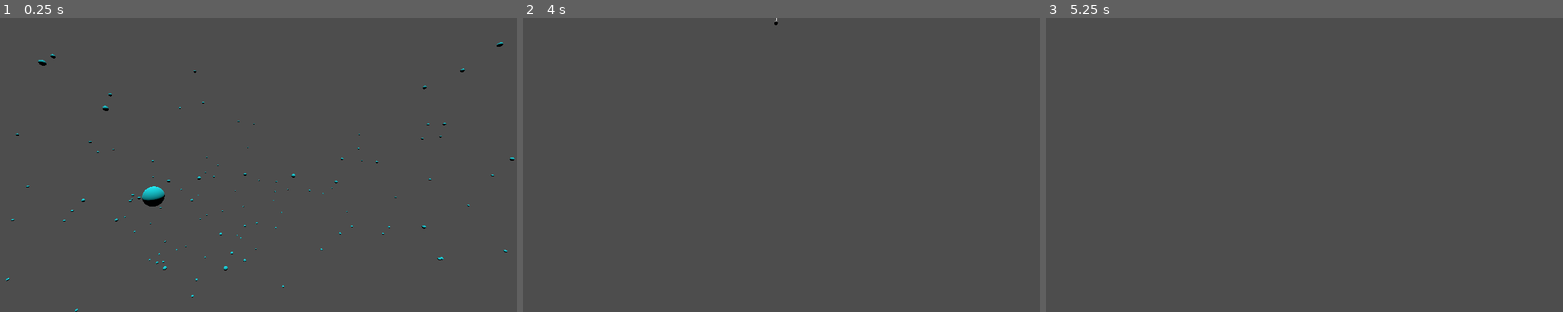
Above: before the commit, frames 1-3 (left to right).
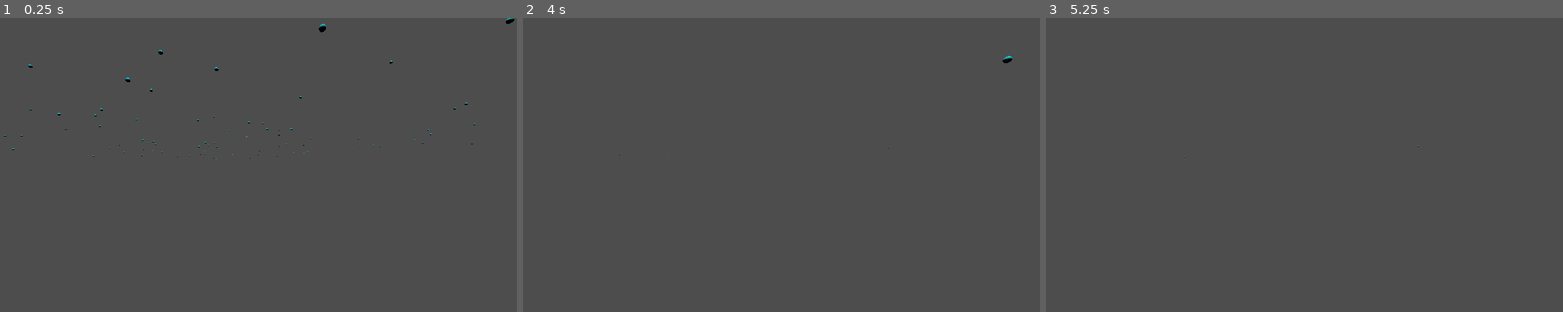
Above: after the commit, the same moments.

Repository: ayylol/tree_roots
Game: Godot game, scene res://default_scene.tscn
Two runs of this game, one before a commit and one after it. Both use one fixed random seed, a clock stepped at 60 frames per second and the inputs below.
Inputs (mouse positions are in pixels of both pictures, inside the frame that each line leads up to):
- Up to frame 1 (0.25 s): no input
- Up to frame 2 (4 s): tap Enter at 0.5, 2, 3.5 s; move the mouse to (895, 150) at 0.52 s; hold E (Decimate) 0.53-1.28 s; tap R (Output) at 0.6, 1.55, 3.05, 3.6 s; tap A (AddAttractor, bound only after the commit) at 0.8, 1.35, 2.3, 3.8 s; tap Space (StepSCA) at 1.25, 2.75 s; move the mouse to (672, 179) at 1.27 s; move the mouse to (833, 100) at 2.02 s; hold E (Decimate) 2.03-3.53 s; tap W (ClearPoints) at 2.1 s; move the mouse to (750, 223) at 2.77 s; tap Middle mouse button (MoveCamera) at 2.85 s; move the mouse to (936, 209) at 3.52 s
- Up to frame 3 (5.25 s): tap Space (StepSCA) at 4.25, 4.35 s; move the mouse to (1144, 120) at 4.27 s; tap R (Output) at 4.55 s; move the mouse to (1325, 165) at 5.02 s; hold Mouse wheel up (ZoomIn) from 5.03 s (still down)

The runs differ from the first frame. In frame 1, 0.8% of the frame differs, in the area x 0-100%, y 0-100%; in frame 2, less than 0.1%; in frame 3, less than 0.1%.

Commit message:
Add transform to output skeleton

Diff:
--- a/attractor_area.gd
+++ b/attractor_area.gd
@@ -3,6 +3,8 @@
 @export var max_attractors: int = 100
 @export var destroy_dist: float = 1
 @export var segment_length: float = 0.5
+@export var max_dist_factor: float = 1.0
+@export var t: Transform3D = Transform3D()
 
 var max_extent = Vector3(1,1,1)*-1.79769e308
 var min_extent = Vector3(1,1,1)*1.79769e308
@@ -50,10 +52,11 @@
 	if(Input.is_action_just_pressed("Decimate")):
 		pass
 	if(Input.is_action_just_pressed("Output")):
-		StartSegment.write_tree_to_file()
+		StartSegment.write_tree_to_file(t)
 	if(Input.is_action_just_pressed("StepSCA")):
 		sca_step()
-
+	if(Input.is_action_just_pressed("AddAttractor")):
+		make_attractors(10)
 
 func make_attractors(num: int):
 	var num_made = 0
@@ -65,7 +68,7 @@
 					randf_range(min_extent.z,max_extent.z)))
 		PointsParent.add_child(attractor)
 		if(attractor.is_inside()):
-			attractor.init(max_dist,destroy_dist)
+			attractor.init(max_dist*max_dist_factor,destroy_dist)
 			num_made+=1
 		else:
 			attractor.free()
--- a/attractor_area.tscn
+++ b/attractor_area.tscn
@@ -7,12 +7,14 @@
 points = PackedVector3Array(-0.404649, 0.188683, -2.88232, -0.348036, 0.564504, -2.80045, 1.82822, 0.445489, -2.52514,  …(5722 unchanged characters)…
 
 [node name="AttractorArea" type="StaticBody3D"]
+transform = Transform3D(1, 0, 0, 0, 1, 0, 0, 0, 1, 0, 0, 0)
 collision_layer = 8
 collision_mask = 0
 script = ExtResource("1_t88um")
+max_dist_factor = 0.1
 
 [node name="SpawnArea" type="CollisionShape3D" parent="."]
-transform = Transform3D(3.13615, -0.218467, 2.43215, -0.264479, 3.90512, 0.69181, -2.42758, -0.707688, 3.06669, -1.4444, -7.51986, -0.437206)
+transform = Transform3D(6.32488, -0.0222713, 6.03466, 0.0144204, 1.08253, 0.306512, -4.92136, -0.0254509, 7.7566, -0.300922, -2.22668, -0.221484)
 shape = SubResource("ConvexPolygonShape3D_5ol1b")
 
 [node name="PointsParent" type="Node3D" parent="."]
--- a/default_scene.tscn
+++ b/default_scene.tscn
@@ -15,5 +15,5 @@
 
 [node name="AttractorArea" parent="." instance=ExtResource("2_nunxf")]
 max_attractors = 200
-destroy_dist = 2.0
-segment_length = 0.4
+segment_length = 0.1
+t = Transform3D(0.05, 0, 0, 0, 0.05, 0, 0, 0, 0.05, 0, 0, 0)
--- a/project.godot
+++ b/project.godot
@@ -57,3 +57,8 @@
 "events": [Object(InputEventKey,"resource_local_to_scene":false,"resource_name":"","device":-1,"window_id":0,"alt_pressed":false,"shift_pressed":false,"ctrl_pressed":false,"meta_pressed":false,"pressed":false,"keycode":0,"physical_keycode":32,"key_label":0,"unicode":32,"echo":false,"script":null)
 ]
 }
+AddAttractor={
+"deadzone": 0.5,
+"events": [Object(InputEventKey,"resource_local_to_scene":false,"resource_name":"","device":-1,"window_id":0,"alt_pressed":false,"shift_pressed":false,"ctrl_pressed":false,"meta_pressed":false,"pressed":false,"keycode":0,"physical_keycode":65,"key_label":0,"unicode":97,"echo":false,"script":null)
+]
+}
--- a/segment.gd
+++ b/segment.gd
@@ -64,7 +64,7 @@
 
 func segments_to_string(transform: Transform3D)->String:
 	var pos = transform*global_position
-	var string: String = "( " + String.num(pos.x) + " " + String.num(pos.y) + " " + String.num(pos.z) + " ) "
+	var string: String = "( " + String.num(pos.x) + " " + String.num(pos.z) + " " + String.num(pos.y) + " ) "
 	var i = 0
 	for segment in segments_parent.get_children():
 		var is_last = i==segments_parent.get_child_count()-1
@@ -74,9 +74,7 @@
 		i+=1
 	return string
 
-func write_tree_to_file():
+func write_tree_to_file(transform: Transform3D):
 	var file = FileAccess.open("res://roots.data", FileAccess.WRITE)
-	var t = Transform3D()
-	t = t.scaled(Vector3(0.1,0.1,0.1))
-	t = t.rotated(Vector3(1,0,0),90)
-	file.store_string(segments_to_string(t))
+	file.store_string(segments_to_string(transform))
+	print("Outputted to file")
Not shown, changed: roots.data
